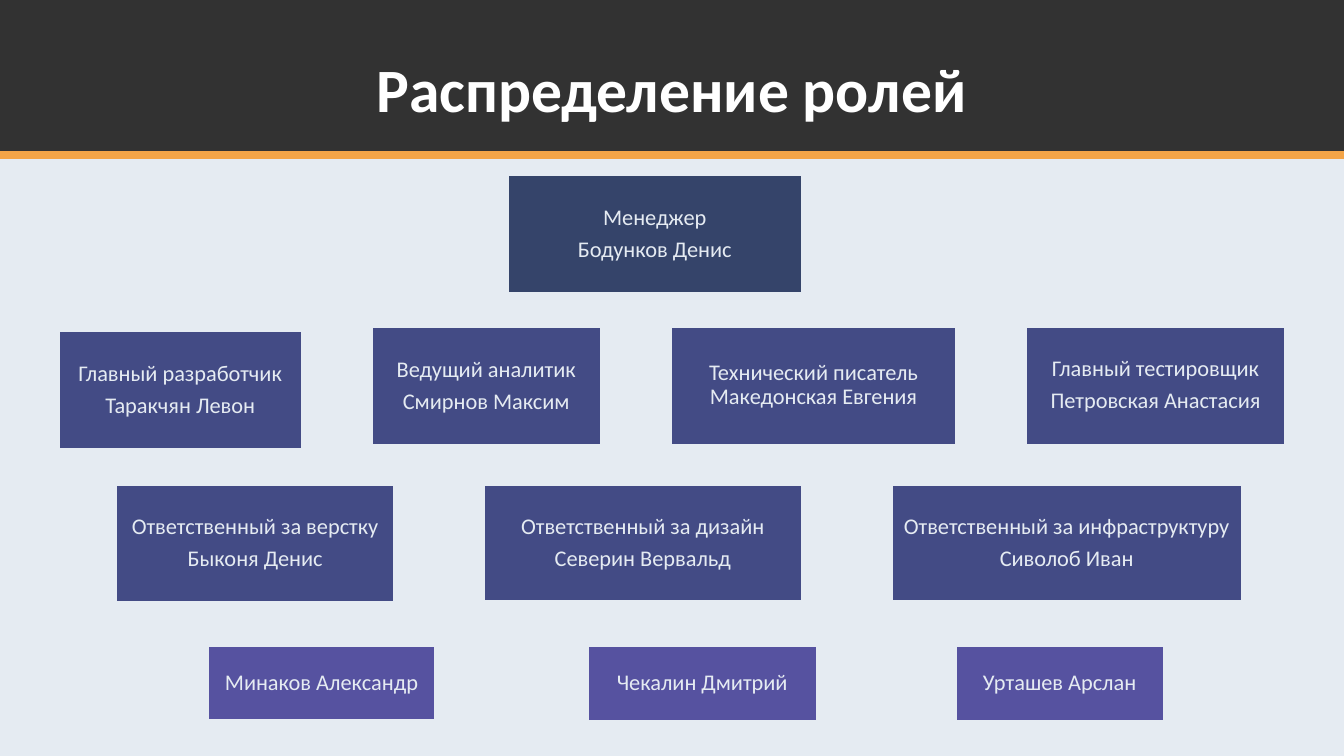
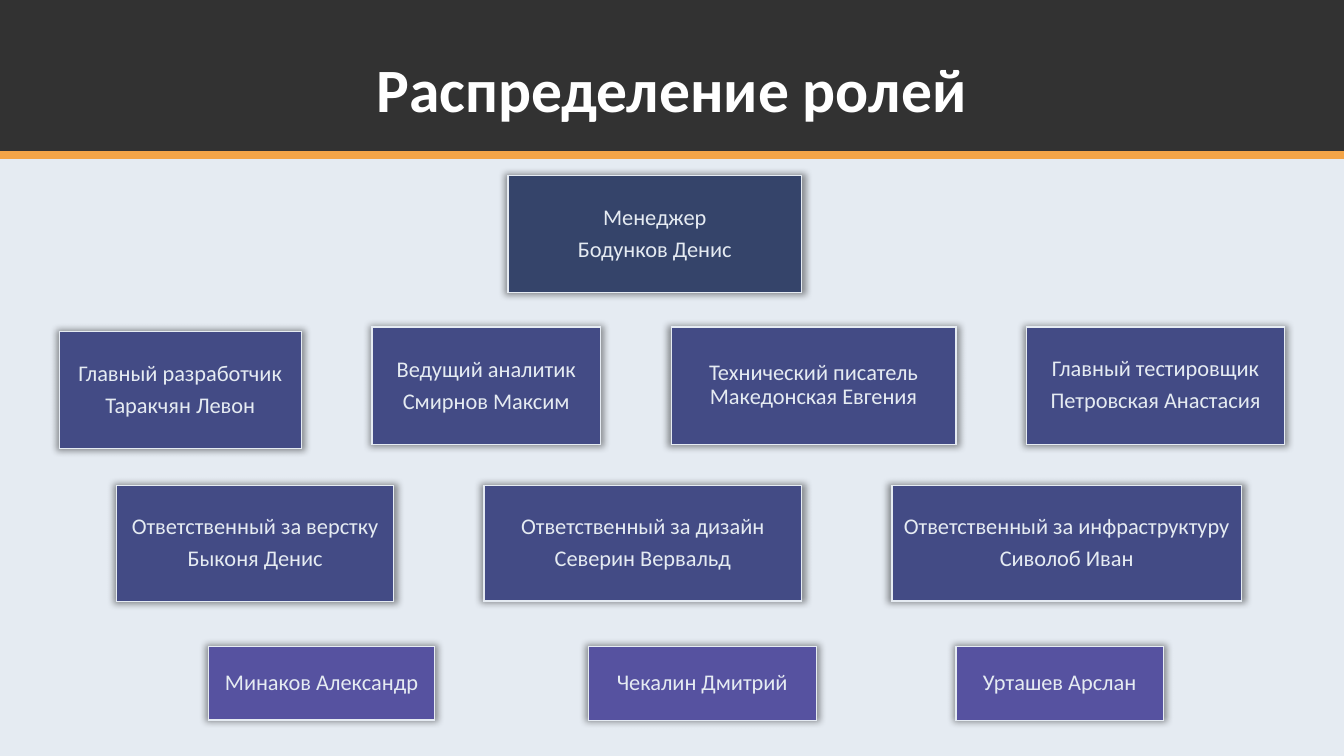
Before and after one commit to K224/TPKS, a slide deck: slide 2 of k224-docs/Презентация ко 2 релизу.pptx. Drawn at 1344x756 pixels with LibreOffice and Linux fonts; fonts in the diff are those of the drawing. Boxes give left, top, right and bottom in pixels: in the first picture for what was removed or moved away, otherwise in the second. Text is boxed around its words. In the diff, an @@ line names an element or a change of style, - is before the commit and + after.

```diff
--- a/k224-docs/Презентация ко 2 релизу.pptx
+++ b/k224-docs/Презентация ко 2 релизу.pptx
@@ shadow on in 11 elements at box(1026, 327, 1285, 444), box(589, 646, 817, 720), box(209, 646, 435, 720), box(372, 327, 601, 445), box(508, 175, 802, 292), box(892, 486, 1242, 601), box(59, 332, 301, 449), box(671, 327, 956, 444), box(117, 485, 394, 601), box(484, 485, 802, 601), box(956, 646, 1164, 720) @@
```
Also in this commit, not shown: 1 other slide changed, 1 slide added.
